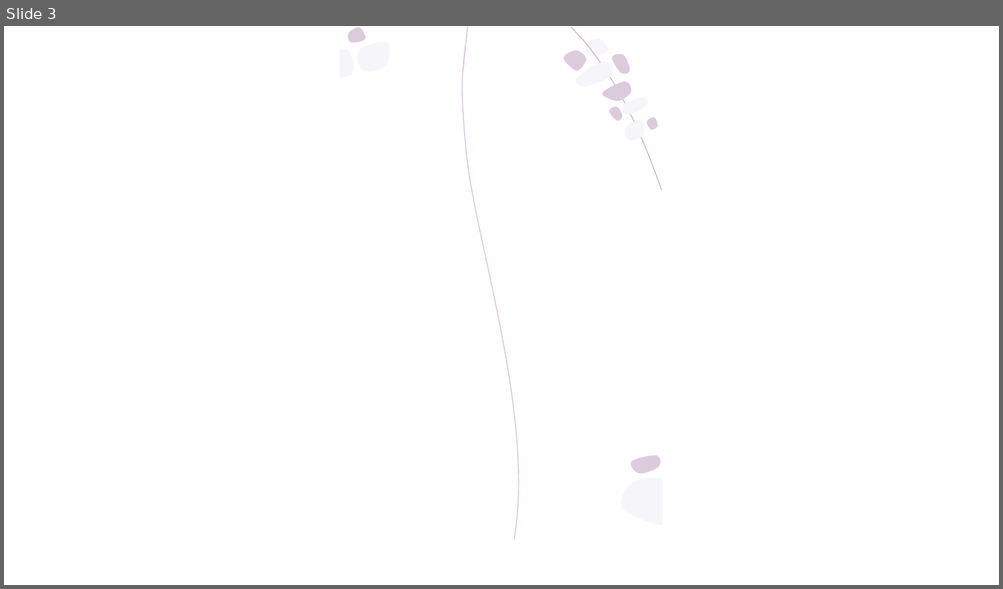
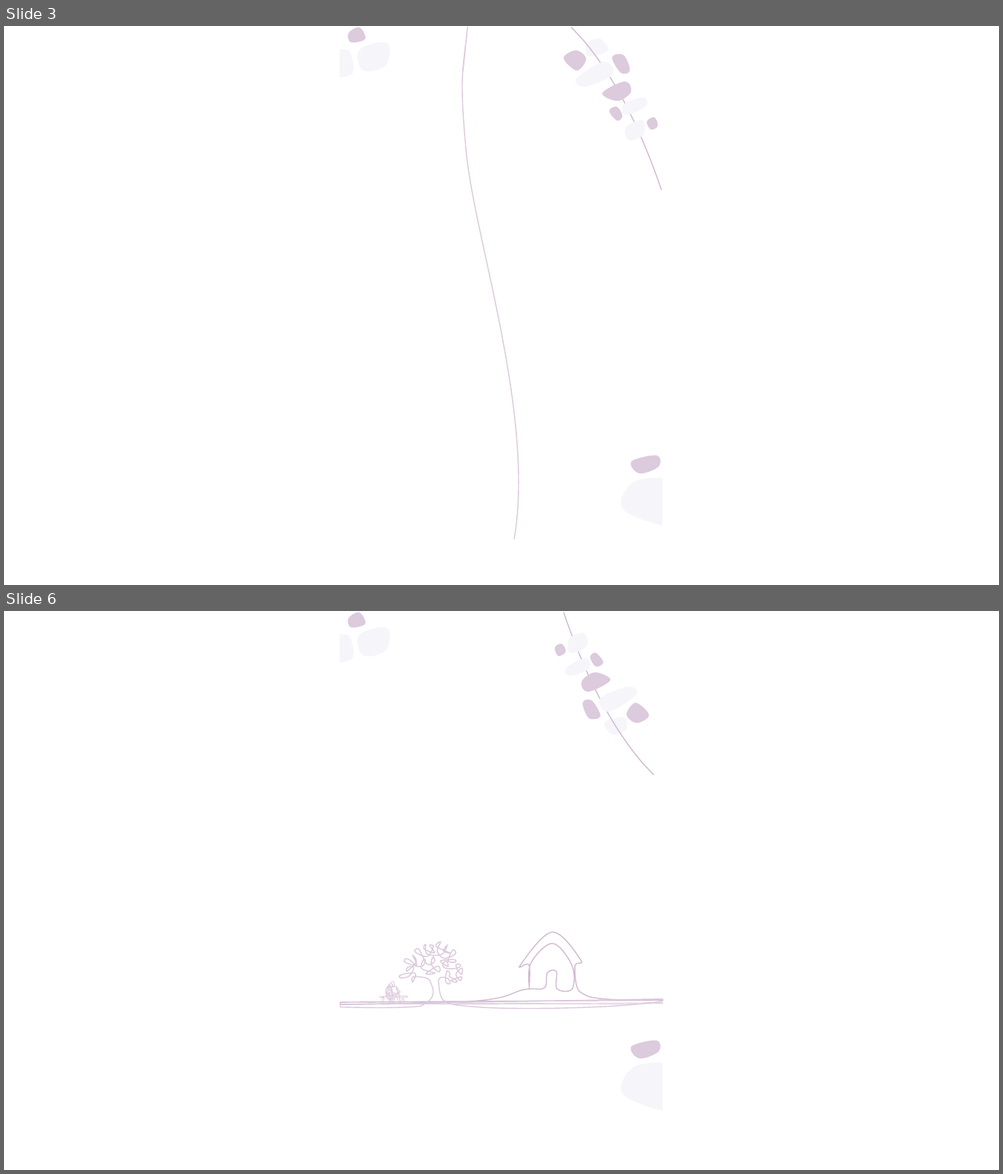
Before and after one commit to jreyesgfi/bodaLuisroNatalia, a slide deck: material2.pptm. Shown one above the other, each under a label of ours: slide 3 before the commit, slides 3 and 6 after it; the slides between them are not shown. The pictures are 1003x589 and 1003x1174 pixels, drawn with LibreOffice and Linux fonts; fonts in the diff are those of the drawing. Boxes give left, top, right and bottom in pixels: in the first picture for what was removed or moved away, otherwise in the second. Text is boxed around its words. In the diff, an @@ line names an element or a change of style, - is before the commit and + after.

```diff
--- a/material2.pptm
+++ b/material2.pptm
@@ slide 6 added at (x1=4, y1=611, x2=999, y2=1170), background #FFFFFF @@
@@ freeform shape added at (x1=348, y1=612, x2=366, y2=628), fill #DCCADD @@
@@ freeform shape added at (x1=358, y1=627, x2=390, y2=657), fill #F6F6FA @@
@@ freeform shape added at (x1=563, y1=612, x2=654, y2=775), outline #D2BBD3 1 pt @@
@@ freeform shape added at (x1=567, y1=632, x2=587, y2=652), fill #F6F6FA @@
@@ freeform shape added at (x1=340, y1=634, x2=354, y2=663), fill #F6F6FA @@
@@ freeform shape added at (x1=552, y1=641, x2=568, y2=658), fill #DCCADD @@
@@ freeform shape added at (x1=589, y1=652, x2=603, y2=667), fill #DCCADD @@
@@ freeform shape added at (x1=565, y1=658, x2=590, y2=675), fill #F6F6FA @@
@@ freeform shape added at (x1=581, y1=672, x2=611, y2=692), fill #DCCADD @@
@@ freeform shape added at (x1=578, y1=698, x2=605, y2=723), fill #DCCADD @@
@@ freeform shape added at (x1=599, y1=686, x2=637, y2=712), fill #F6F6FA @@
@@ freeform shape added at (x1=602, y1=712, x2=630, y2=738), fill #F6F6FA @@
@@ freeform shape added at (x1=626, y1=703, x2=649, y2=723), fill #DCCADD @@
@@ freeform shape added at (x1=341, y1=933, x2=663, y2=1005), outline #D2BBD3 1 pt @@
@@ freeform shape added at (x1=341, y1=943, x2=663, y2=1009), outline #DCCADD 1 pt @@
@@ freeform shape added at (x1=341, y1=982, x2=663, y2=1005), outline #DCCADD 0.5 pt @@
@@ freeform shape added at (x1=629, y1=1034, x2=663, y2=1064), fill #DCCADD @@
@@ freeform shape added at (x1=621, y1=1063, x2=663, y2=1111), fill #F6F6FA @@
```
Also in this commit, not shown: 1 slide changed, 3 other slides added, 10 other files.
